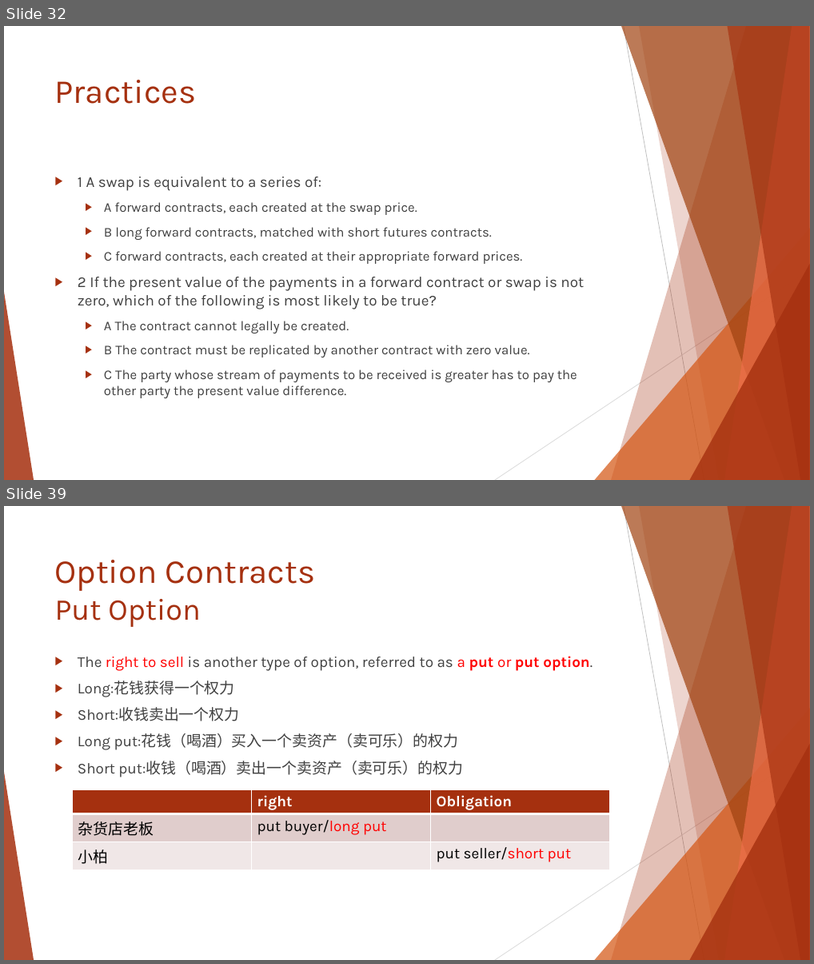
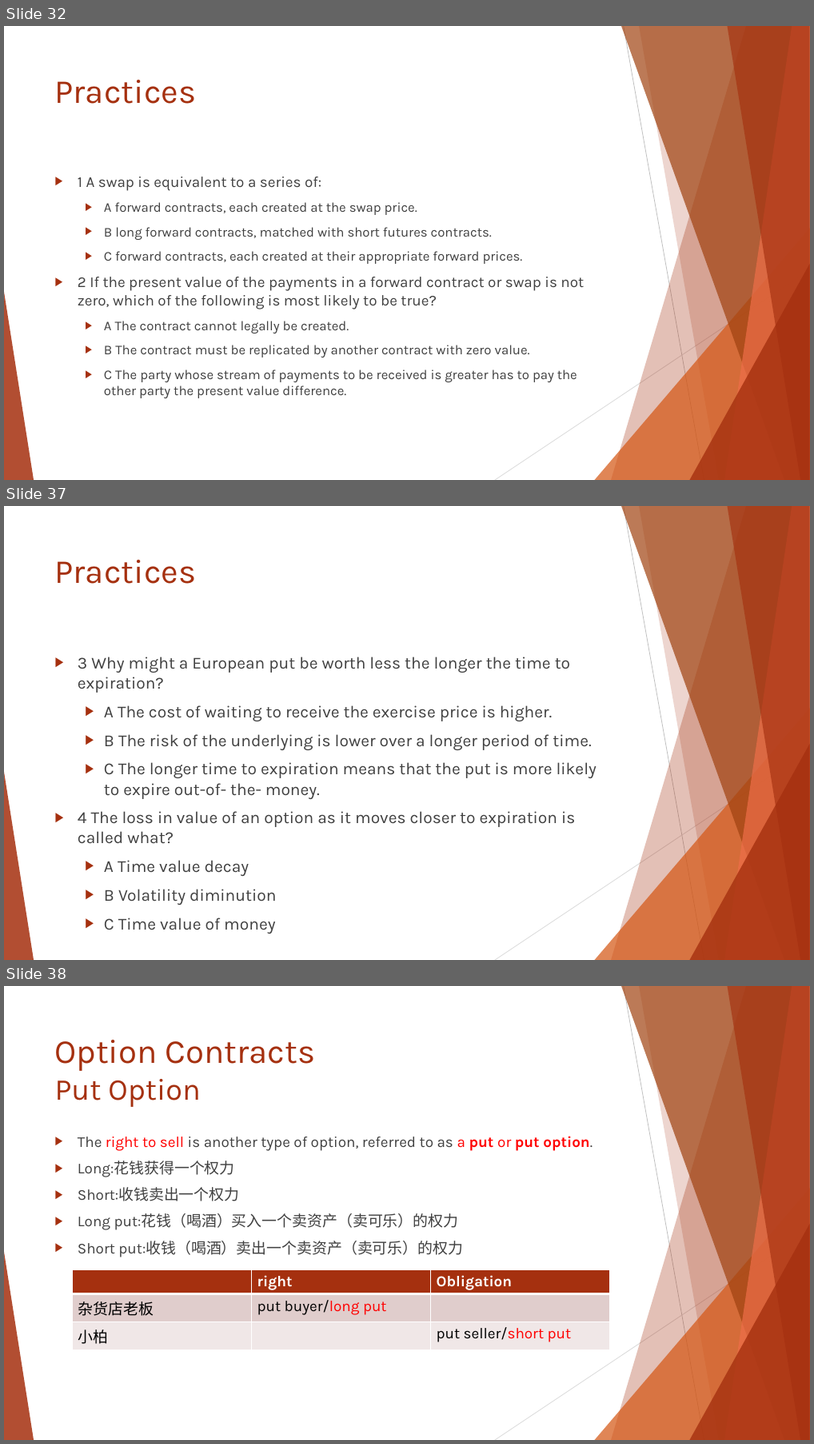
Before and after one commit to Isco0530/data, a slide deck: Reading 46.pptx. Shown one above the other, each under a label of ours: slides 32 and 39 before the commit, slides 32, 37 and 38 after it; the slides between them are not shown. The pictures are 814x964 and 814x1444 pixels, drawn with LibreOffice and Linux fonts; fonts in the diff are those of the drawing. Boxes give left, top, right and bottom in pixels: in the first picture for what was removed or moved away, otherwise in the second. Text is boxed around its words. In the diff, an @@ line names an element or a change of style, - is before the commit and + after.

```diff
--- a/Reading 46.pptx
+++ b/Reading 46.pptx
@@ slide 37 added at (4,506,810,960), background #FFFFFF; not listed: 10 template elements that a slide beside it also shows @@
@@ title added at (55,560,197,584), 40 pt, text #A5300F @@
+Practices
@@ text added at (78,656,597,904), 20 pt, text #404040 @@
+▶ 3 Why might a European put be worth less the longer the time to expiration?
+  ▶ A The cost of waiting to receive the exercise price is higher.
+  ▶ B The risk of the underlying is lower over a longer period of time.
+  ▶ C The longer time to expiration means that the put is more likely to expire out-of- the- money.
+▶ 4 The loss in value of an option as it moves closer to expiration is called what?
+  ▶ A Time value decay
+  ▶ B Volatility diminution
+  ▶ C Time value of money
@@ what was slide 39 is now slide 38 @@
```
Also in this commit, not shown: 3 slides changed, 1 other slide added, 3 slides removed.
